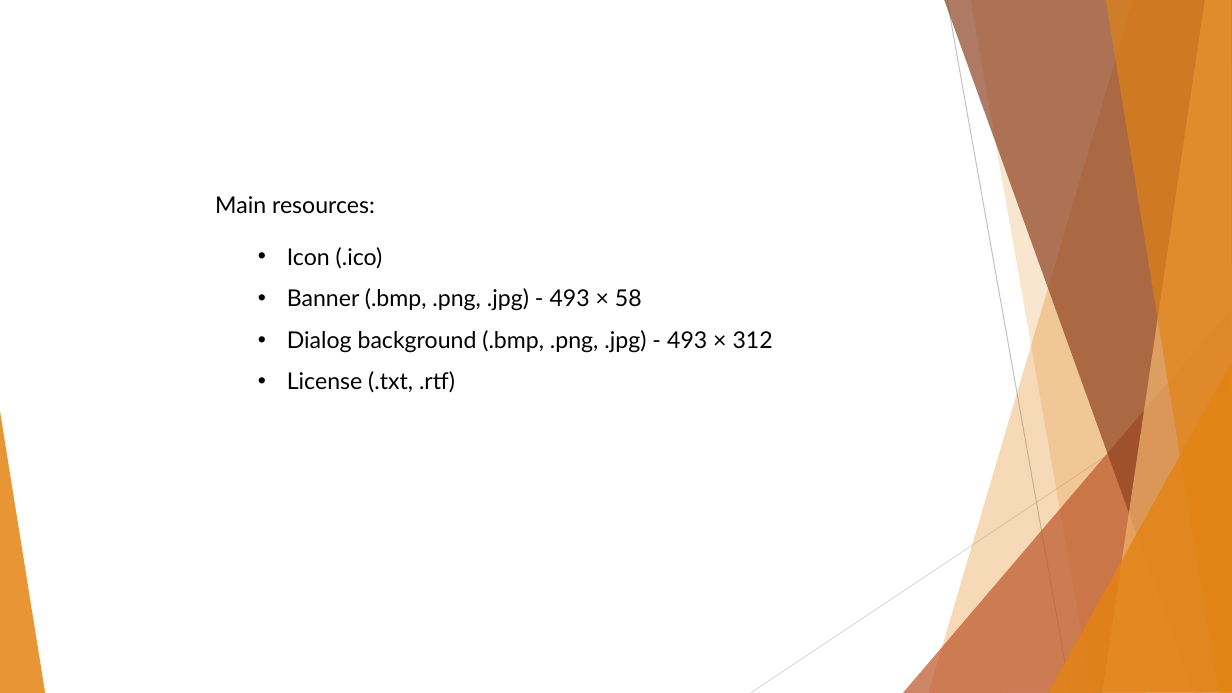
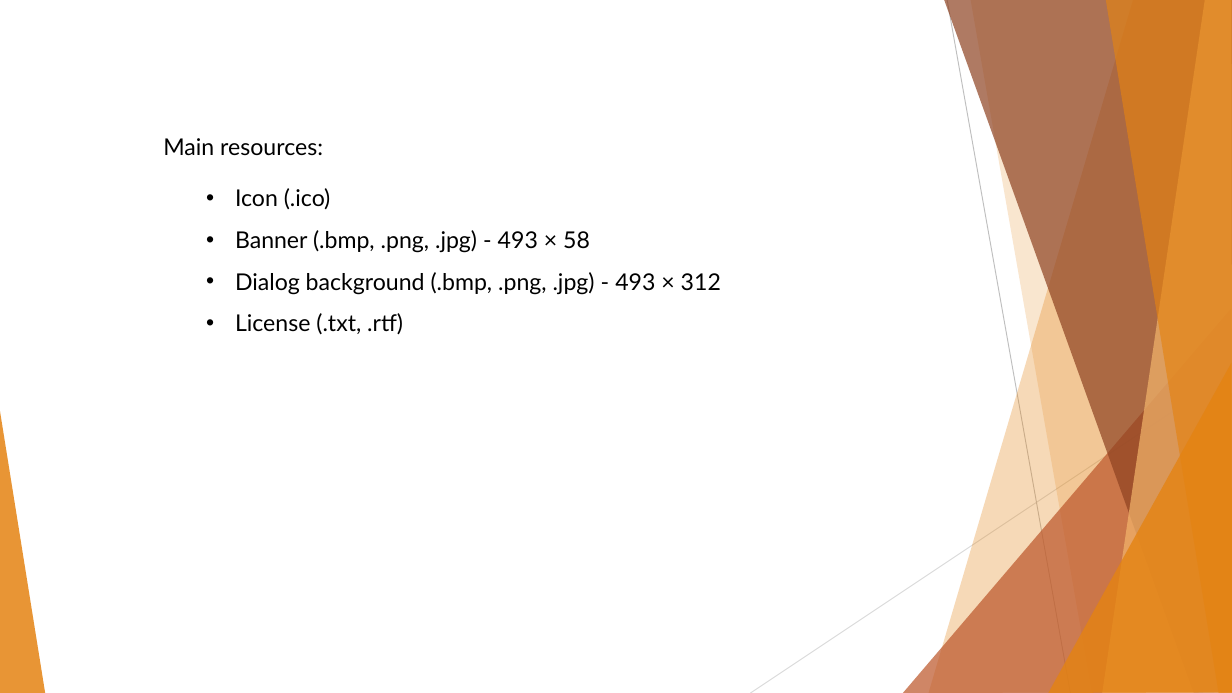
Before and after one commit to BinaryStudioAcademy/WixGettingStartedCourse, a slide deck: slide 10 of Part 1/WiX Part 1.pptx. Drawn at 1232x693 pixels with LibreOffice and Linux fonts; fonts in the diff are those of the drawing. Boxes give left, top, right and bottom in pixels: in the first picture for what was removed or moved away, otherwise in the second. Text is boxed around its words. In the diff, an @@ line names an element or a change of style, - is before the commit and + after.

```diff
--- a/Part 1/WiX Part 1.pptx
+++ b/Part 1/WiX Part 1.pptx
@@ text "Main resources:": place and size @@
-text "Main resources:" at [215, 196, 375, 214]
+text "Main resources:" at [163, 138, 323, 156]
@@ text "Icon (.ico)": place and size @@
-text "Icon (.ico)" at [287, 247, 773, 393]
+text "Icon (.ico)" at [235, 188, 721, 335]
```
Also in this commit, not shown: 4 other slides changed.
